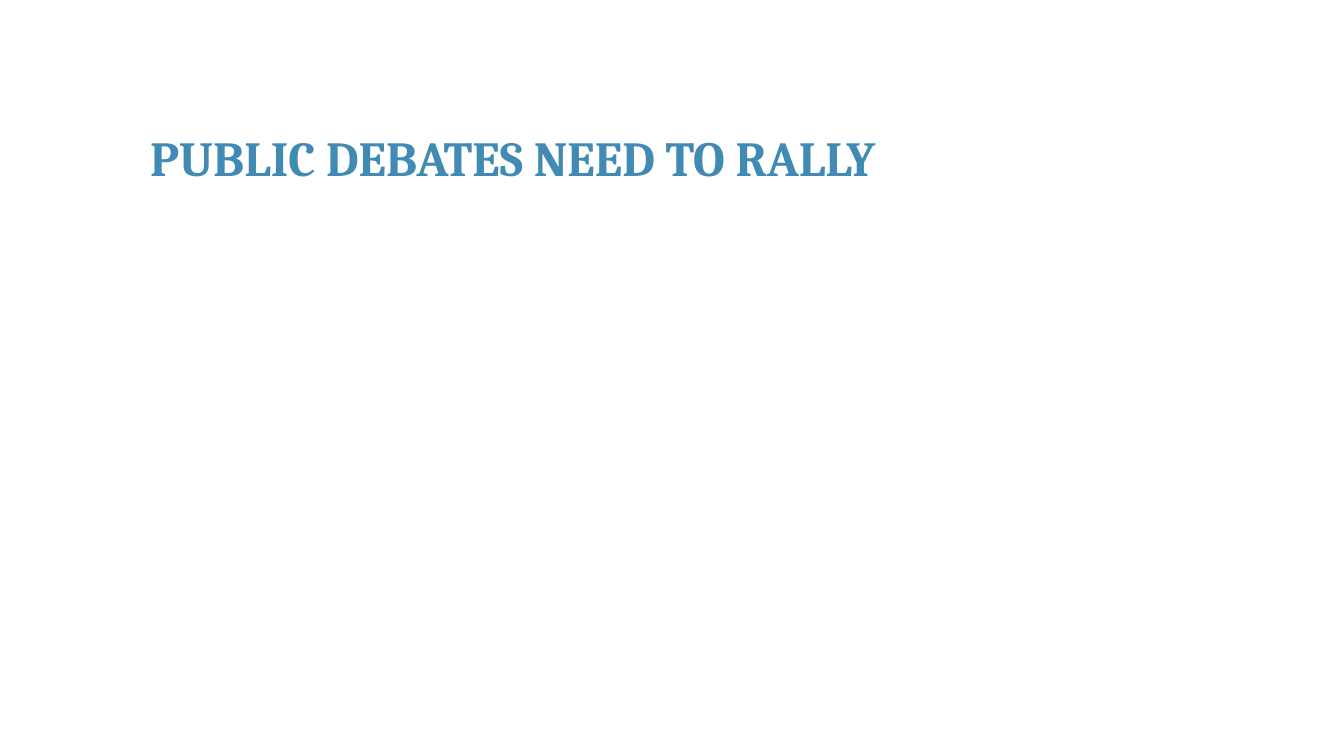
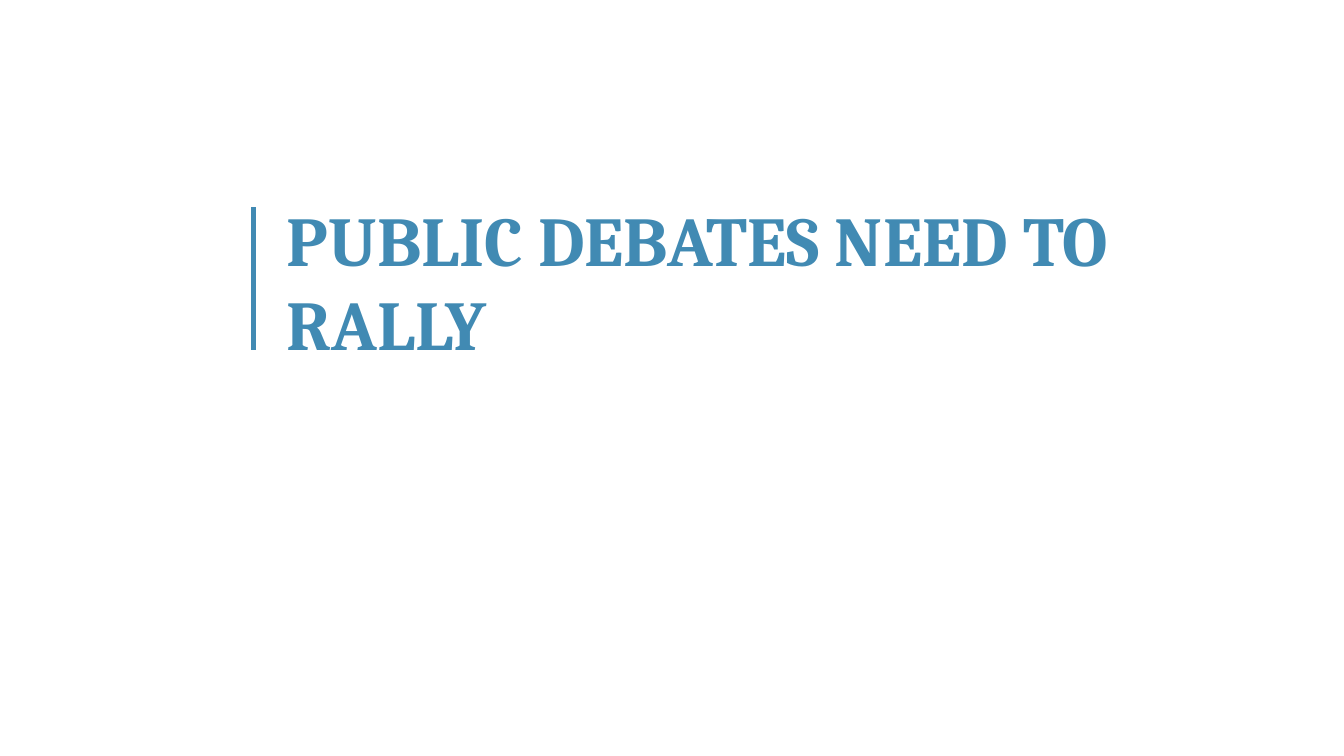
Before and after one commit to franckalbinet/itu-eaco-zanzibar-12-2018, a slide deck: slide 18 of presentations/session-6-ethics-of-ai.pptx (slide 15 before the commit). Drawn at 1344x756 pixels with LibreOffice and Linux fonts; fonts in the diff are those of the drawing; background and template pictures are left out. Boxes give left, top, right and bottom in pixels: in the first picture for what was removed or moved away, otherwise in the second. Text is boxed around its words. In the diff, an @@ line names an element or a change of style, - is before the commit and + after.

```diff
--- a/presentations/session-6-ethics-of-ai.pptx
+++ b/presentations/session-6-ethics-of-ai.pptx
@@ line added from (254, 208) to (254, 351), #418AB3 3 pt @@
@@ text "PUBLIC DEBATES NEED TO RALLY": place and size @@
-text "PUBLIC DEBATES NEED TO RALLY" at <box>150,143,876,177</box>
+text "PUBLIC DEBATES NEED TO RALLY" at <box>287,218,1107,350</box>
@@ text "PUBLIC DEBATES NEED TO RALLY" at <box>287,218,1107,350</box>: size 35 to 50 pt @@
```
Also in this commit, not shown: 16 other slides changed, 3 slides added, 2 other files.
